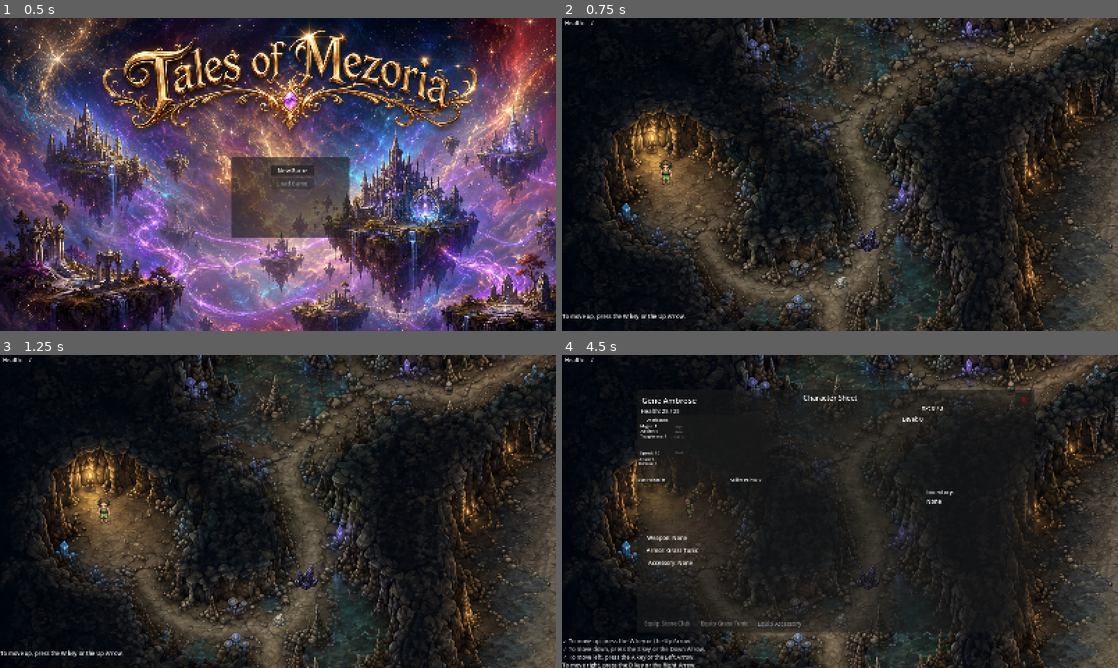
Above: before the commit, frames 1-4 (two rows, left to right).
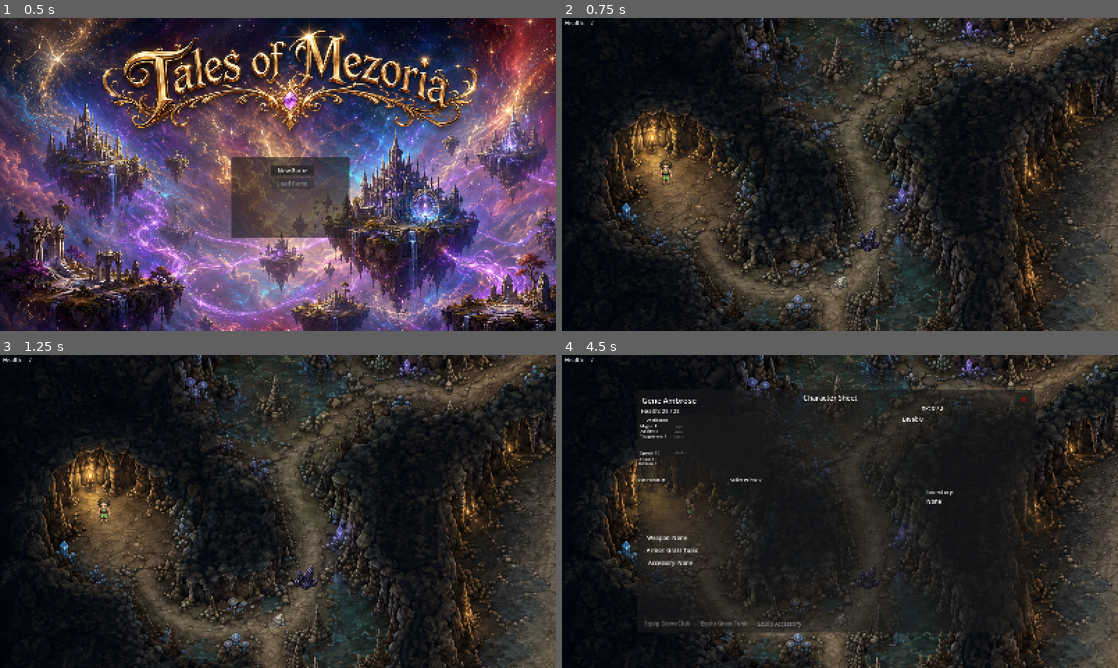
Above: after the commit, the same moments.

Repository: Shaladar79/ages-action-rpg
Game: Godot game, scene res://scenes/world/start_menu/start_menu.tscn
Same seed, same stepped clock (60 frames per second), same inputs: the game is played once before the commit and once after it.
Inputs:
- Up to frame 1 (0.5 s): no input
- Up to frame 2 (0.75 s): click "New Game" at 0.5 s
- Up to frame 3 (1.25 s): no input
- Up to frame 4 (4.5 s): tap W every 0.75 s from 1.25 to 4.25 s; hold D (move_right) 1.28-2.03 s; tap Space (attack) at 1.35, 4.35 s; hold Down (move_down) 2.03-2.78 s; tap C (character_screen) at 2.1 s; hold D (move_right) 2.78-3.53 s; hold Tab (dialogue_continue) 2.78-3.53 s; hold Up (move_up) 3.53-4.28 s; tap E (interact) at 3.6 s; hold A (move_left) from 4.28 s (still down)

Frame 1 is identical in both runs. In frame 2, 0.2% of the frame differs, in the area x 0-23%, y 94-97%; in frame 3, 0.2%; in frame 4, 0.9%, in the area x 0-26%, y 90-100%.

Commit message:
Add monster respawn persistence rules

Diff:
--- a/scenes/enemies/Dawn of Man/StartCavern/Cave Scorp.tscn
+++ b/scenes/enemies/Dawn of Man/StartCavern/Cave Scorp.tscn
@@ -66,6 +66,7 @@
 
 [node name="CaveScorp" type="CharacterBody2D" unique_id=1655329841]
 script = ExtResource("1_4ibsn")
+persistent_id = "Cave_Scorp_"
 attack = 2
 xp_reward = 2
 
--- a/scenes/maps/StartCavern.tscn
+++ b/scenes/maps/StartCavern.tscn
@@ -1,22 +1,21 @@
 [gd_scene format=3 uid="uid://05p1dytgra5q"]
 
 [ext_resource type="Script" uid="uid://by3sbf30mtuip" path="res://scenes/maps/start_cavern.gd" id="1_x5kcs"]
+[ext_resource type="Script" uid="uid://dgyphpqc2hcty" path="res://scripts/core/map_settings.gd" id="2_1x8pa"]
 [ext_resource type="Texture2D" uid="uid://bbj6po78v6q28" path="res://art/maps/Parallax_StartCavern.png" id="2_rl85u"]
 [ext_resource type="PackedScene" uid="uid://ds0nibabilemd" path="res://scenes/player/Player.tscn" id="2_x5kcs"]
-[ext_resource type="Script" uid="uid://cy6l7hu34gun1" path="res://scripts/events/tutorial_trigger.gd" id="4_3i7qf"]
-[ext_resource type="Script" uid="uid://bs1o060dvtvma" path="res://scripts/ui/tutorial_ui.gd" id="5_yp3sn"]
 [ext_resource type="PackedScene" uid="uid://rs71u43sps4l" path="res://scenes/objects/push_rock.tscn" id="6_kcxuk"]
 [ext_resource type="PackedScene" uid="uid://bbc8361yvbkxt" path="res://scenes/objects/BreakableRock.tscn" id="7_rl85u"]
 [ext_resource type="PackedScene" uid="uid://c54peu6mqtky8" path="res://scenes/objects/CollectableClub.tscn" id="8_o2k4q"]
 [ext_resource type="PackedScene" uid="uid://bpapdn74pq4la" path="res://scenes/enemies/Dawn of Man/StartCavern/Cave Scorp.tscn" id="9_1x8pa"]
 [ext_resource type="PackedScene" uid="uid://pyq76iw1lw5d" path="res://scenes/objects/save_totem.tscn" id="10_3573v"]
 
-[sub_resource type="RectangleShape2D" id="RectangleShape2D_x5kcs"]
-size = Vector2(45, 43)
-
 [node name="StartCavern" type="Node2D" unique_id=102575327]
 position = Vector2(-7, -11)
 script = ExtResource("1_x5kcs")
+
+[node name="MapSettings" type="Node2D" parent="." unique_id=2091156536]
+script = ExtResource("2_1x8pa")
 
 [node name="MapImage" type="Sprite2D" parent="." unique_id=470302150]
 z_index = -100
@@ -74,52 +73,11 @@
 visible = false
 position = Vector2(158, 371)
 
-[node name="TutorialTriggers" type="Node2D" parent="." unique_id=2071683125]
-visible = false
-
-[node name="MoveTutorialTrigger" type="Area2D" parent="TutorialTriggers" unique_id=643682077]
-position = Vector2(-98, 418)
-script = ExtResource("4_3i7qf")
-tutorial_id = "movement_intro"
-
-[node name="CollisionShape2D" type="CollisionShape2D" parent="TutorialTriggers/MoveTutorialTrigger" unique_id=1286566308]
-position = Vector2(258, -42)
-shape = SubResource("RectangleShape2D_x5kcs")
-
-[node name="TutorialUI" type="CanvasLayer" parent="." unique_id=1555018214 groups=["tutorial_ui"]]
-script = ExtResource("5_yp3sn")
-
-[node name="TutorialPanel" type="Panel" parent="TutorialUI" unique_id=771729442]
-anchors_preset = 12
-anchor_top = 1.0
-anchor_right = 1.0
-anchor_bottom = 1.0
-offset_left = 1.0
-offset_top = -43.0
-offset_right = 1.0
-offset_bottom = -43.0
-grow_horizontal = 2
-grow_vertical = 0
-size_flags_horizontal = 0
-size_flags_vertical = 8
-
-[node name="MessageLabel" type="RichTextLabel" parent="TutorialUI/TutorialPanel" unique_id=399721861]
-layout_direction = 2
-layout_mode = 1
-anchors_preset = 14
-anchor_top = 0.5
-anchor_right = 1.0
-anchor_bottom = 0.5
-grow_horizontal = 2
-grow_vertical = 2
-bbcode_enabled = true
-fit_content = true
-scroll_active = false
-
 [node name="Objects" type="Node2D" parent="." unique_id=790765806]
 
 [node name="CaveScorp3" parent="Objects" unique_id=685269879 instance=ExtResource("9_1x8pa")]
 position = Vector2(745, 786)
+persistent_id = "Cave_Scorp_3"
 
 [node name="PushRock" parent="Objects" unique_id=649356019 instance=ExtResource("6_kcxuk")]
 position = Vector2(411, 529)
@@ -131,14 +89,16 @@
 
 [node name="CollectableClub" parent="Objects" unique_id=524225198 instance=ExtResource("8_o2k4q")]
 z_index = -1
-position = Vector2(377, 655)
+position = Vector2(413, 684)
 auto_equip_on_pickup = true
 
 [node name="CaveScorp" parent="Objects" unique_id=1655329841 instance=ExtResource("9_1x8pa")]
 position = Vector2(736, 685)
+persistent_id = "Cave_Scorp_1"
 
 [node name="CaveScorp2" parent="Objects" unique_id=1413827002 instance=ExtResource("9_1x8pa")]
 position = Vector2(830, 702)
+persistent_id = "Cave_Scorp_2"
 
 [node name="SaveTotem" parent="Objects" unique_id=528667636 instance=ExtResource("10_3573v")]
 position = Vector2(867, 76)
--- /dev/null
+++ b/scripts/core/map_settings.gd
@@ -0,0 +1,6 @@
+extends Node
+class_name MapSettings
+
+@export var age_name: String = "Stone Age"
+@export var map_name: String = "Start Cavern"
+@export var monsters_respawn_by_default: bool = false
--- a/scripts/core/save_manager.gd
+++ b/scripts/core/save_manager.gd
@@ -3,6 +3,7 @@
 const SAVE_FILE_PATH: String = "user://savegame.json"
 
 var pending_loaded_data: Dictionary = {}
+var defeated_monster_ids: Array[String] = []
 
 
 func has_save_file() -> bool:
@@ -21,6 +22,28 @@
     return save_data.get("save_display_name", "Saved Game")
 
 
+func clear_runtime_world_state() -> void:
+    defeated_monster_ids.clear()
+
+
+func mark_monster_defeated(monster_persistent_id: String) -> void:
+    if monster_persistent_id.strip_edges() == "":
+        return
+
+    if defeated_monster_ids.has(monster_persistent_id):
+        return
+
+    defeated_monster_ids.append(monster_persistent_id)
+    print("Marked monster defeated: ", monster_persistent_id)
+
+
+func is_monster_defeated(monster_persistent_id: String) -> bool:
+    if monster_persistent_id.strip_edges() == "":
+        return false
+
+    return defeated_monster_ids.has(monster_persistent_id)
+
+
 func save_game(player: Node) -> bool:
     if player == null:
         push_warning("Cannot save game. Player is null.")
@@ -42,8 +65,8 @@
     if current_scene != null:
         scene_path = current_scene.scene_file_path
 
-    var age_name := "Stone Age"
-    var map_name := _get_map_name_from_scene_path(scene_path)
+    var age_name := _get_current_age_name(scene_path)
+    var map_name := _get_current_map_name(scene_path)
     var character_name := stats.character_name
     var level_text := "Lv" + str(stats.level)
 
@@ -65,7 +88,8 @@
         },
         "character_stats": _build_character_stats_data(stats),
         "inventory": _get_player_inventory(player),
-        "respawn": _build_respawn_data()
+        "respawn": _build_respawn_data(),
+        "world_state": _build_world_state_data()
     }
 
     var file := FileAccess.open(SAVE_FILE_PATH, FileAccess.WRITE)
@@ -113,6 +137,7 @@
         return
 
     pending_loaded_data = save_data
+    _apply_world_state_data(save_data)
 
     var scene_path: String = save_data.get("scene_path", "")
 
@@ -142,6 +167,7 @@
     _apply_character_stats(player, pending_loaded_data)
     _apply_inventory(player, pending_loaded_data)
     _apply_respawn_data(pending_loaded_data)
+    _apply_world_state_data(pending_loaded_data)
 
     pending_loaded_data = {}
 
@@ -213,6 +239,12 @@
     }
 
 
+func _build_world_state_data() -> Dictionary:
+    return {
+        "defeated_monster_ids": defeated_monster_ids.duplicate()
+    }
+
+
 func _apply_player_position(player: Node, save_data: Dictionary) -> void:
     var position_data: Dictionary = save_data.get("player_position", {})
 
@@ -280,8 +312,11 @@
 func _apply_inventory(player: Node, save_data: Dictionary) -> void:
     var saved_inventory: Array = save_data.get("inventory", [])
 
-    if "inventory" in player:
-        player.inventory = saved_inventory
+    if player.has_method("set_inventory_items"):
+        player.set_inventory_items(saved_inventory)
+        return
+
+    push_warning("Player does not have set_inventory_items(). Inventory was not loaded.")
 
 
 func _apply_respawn_data(save_data: Dictionary) -> void:
@@ -307,6 +342,55 @@
     )
 
 
+func _apply_world_state_data(save_data: Dictionary) -> void:
+    defeated_monster_ids.clear()
+
+    var world_state: Dictionary = save_data.get("world_state", {})
+
+    if world_state.is_empty():
+        return
+
+    var saved_defeated_monsters: Array = world_state.get("defeated_monster_ids", [])
+
+    for monster_id in saved_defeated_monsters:
+        var id_string := str(monster_id)
+
+        if id_string.strip_edges() == "":
+            continue
+
+        if not defeated_monster_ids.has(id_string):
+            defeated_monster_ids.append(id_string)
+
+    print("Loaded defeated monster count: ", defeated_monster_ids.size())
+
+
+func _get_current_age_name(scene_path: String) -> String:
+    var settings := _get_current_map_settings()
+
+    if settings != null:
+        return settings.age_name
+
+    return "Stone Age"
+
+
+func _get_current_map_name(scene_path: String) -> String:
+    var settings := _get_current_map_settings()
+
+    if settings != null:
+        return settings.map_name
+
+    return _get_map_name_from_scene_path(scene_path)
+
+
+func _get_current_map_settings() -> MapSettings:
+    var current_scene := get_tree().current_scene
+
+    if current_scene == null:
+        return null
+
+    return current_scene.find_child("MapSettings", true, false) as MapSettings
+
+
 func _get_map_name_from_scene_path(scene_path: String) -> String:
     if scene_path.strip_edges() == "":
         return "Unknown Map"
--- a/scripts/enemies/monster.gd
+++ b/scripts/enemies/monster.gd
@@ -1,5 +1,14 @@
 extends CharacterBody2D
 class_name Monster
+
+enum RespawnMode {
+    USE_MAP_DEFAULT,
+    ALWAYS_RESPAWN,
+    NEVER_RESPAWN
+}
+
+@export var persistent_id: String = ""
+@export var respawn_mode: RespawnMode = RespawnMode.USE_MAP_DEFAULT
 
 @export var monster_name: String = "Monster"
 @export var max_hit_points: int = 3
@@ -40,6 +49,10 @@
 
 
 func _ready() -> void:
+    if _should_remove_because_defeated_in_save():
+        queue_free()
+        return
+
     current_hit_points = max_hit_points
     spawn_position = global_position
     wander_target = spawn_position
@@ -59,6 +72,17 @@
 
     if can_attack_player:
         _try_attack_player()
+
+
+func _should_remove_because_defeated_in_save() -> bool:
+    if persistent_id.strip_edges() == "":
+        return false
+
+    if not SaveManager.is_monster_defeated(persistent_id):
+        return false
+
+    print(monster_name, " removed because persistent monster is already defeated: ", persistent_id)
+    return true
 
 
 func _update_movement(delta: float) -> void:
@@ -269,6 +293,9 @@
 
     print(monster_name, " defeated. XP reward: ", xp_reward)
 
+    if _should_save_defeat_state():
+        SaveManager.mark_monster_defeated(persistent_id)
+
     if player != null and player.has_method("gain_xp"):
         player.gain_xp(xp_reward)
 
@@ -286,6 +313,37 @@
 
     if destroy_on_death:
         queue_free()
+
+
+func _should_save_defeat_state() -> bool:
+    if persistent_id.strip_edges() == "":
+        return false
+
+    match respawn_mode:
+        RespawnMode.ALWAYS_RESPAWN:
+            return false
+
+        RespawnMode.NEVER_RESPAWN:
+            return true
+
+        RespawnMode.USE_MAP_DEFAULT:
+            return not _get_map_monsters_respawn_by_default()
+
+    return false
+
+
+func _get_map_monsters_respawn_by_default() -> bool:
+    var current_scene := get_tree().current_scene
+
+    if current_scene == null:
+        return false
+
+    var map_settings := current_scene.find_child("MapSettings", true, false) as MapSettings
+
+    if map_settings == null:
+        return false
+
+    return map_settings.monsters_respawn_by_default
 
 
 func _disable_all_collision_shapes(node: Node) -> void:
--- a/scripts/player/player.gd
+++ b/scripts/player/player.gd
@@ -41,9 +41,15 @@
     if not attack_area.area_entered.is_connected(_on_attack_area_entered):
         attack_area.area_entered.connect(_on_attack_area_entered)
 
-    if SaveManager.pending_loaded_data.size() > 0:
-        SaveManager.apply_pending_loaded_data(self)
-
+    call_deferred("_apply_pending_save_if_needed")
+
+func _apply_pending_save_if_needed() -> void:
+    if SaveManager.pending_loaded_data.is_empty():
+        print("No pending save data to apply.")
+        return
+
+    print("Applying pending save data to player.")
+    SaveManager.apply_pending_loaded_data(self)
 
 func _physics_process(delta: float) -> void:
     _update_attack_timers(delta)
@@ -215,6 +221,26 @@
 func get_inventory_items() -> Array[Dictionary]:
     return inventory
 
+func set_inventory_items(saved_inventory: Array) -> void:
+    inventory.clear()
+
+    for item in saved_inventory:
+        if typeof(item) != TYPE_DICTIONARY:
+            continue
+
+        var item_id: String = str(item.get("id", ""))
+        var item_name: String = str(item.get("name", item_id))
+
+        if item_id.strip_edges() == "":
+            continue
+
+        inventory.append({
+            "id": item_id,
+            "name": item_name
+        })
+
+    print("Inventory loaded. Item count: ", inventory.size())
+    _notify_ui_stats_changed()
 
 func show_dialogue(message: String) -> void:
     if dialogue_bubble == null:
--- a/ui/GameUI.tscn
+++ b/ui/GameUI.tscn
@@ -84,7 +84,6 @@
 offset_bottom = 8.0
 
 [node name="CharacterScreen" type="Control" parent="." unique_id=1158254083]
-visible = false
 layout_mode = 3
 anchors_preset = 15
 anchor_right = 1.0
@@ -405,7 +404,6 @@
 text = "Defense:"
 
 [node name="SavePrompt" type="Control" parent="." unique_id=677553481]
-visible = false
 layout_mode = 3
 anchors_preset = 15
 anchor_right = 1.0
@@ -419,16 +417,16 @@
 
 [node name="Panel" type="Panel" parent="SavePrompt" unique_id=1694234600]
 layout_mode = 0
-offset_left = 445.0
-offset_top = 296.0
-offset_right = 775.0
-offset_bottom = 366.0
+offset_left = 611.0
+offset_top = 377.0
+offset_right = 941.0
+offset_bottom = 447.0
 
 [node name="MessageLabel" type="Label" parent="SavePrompt/Panel" unique_id=1744091169]
 layout_mode = 0
-offset_left = 8.0
+offset_left = 9.0
 offset_top = 7.0
-offset_right = 321.0
+offset_right = 322.0
 offset_bottom = 44.0
 theme_override_font_sizes/font_size = 20
 text = "Do you want to save your game?"
Not shown, added: scripts/core/map_settings.gd.uid
